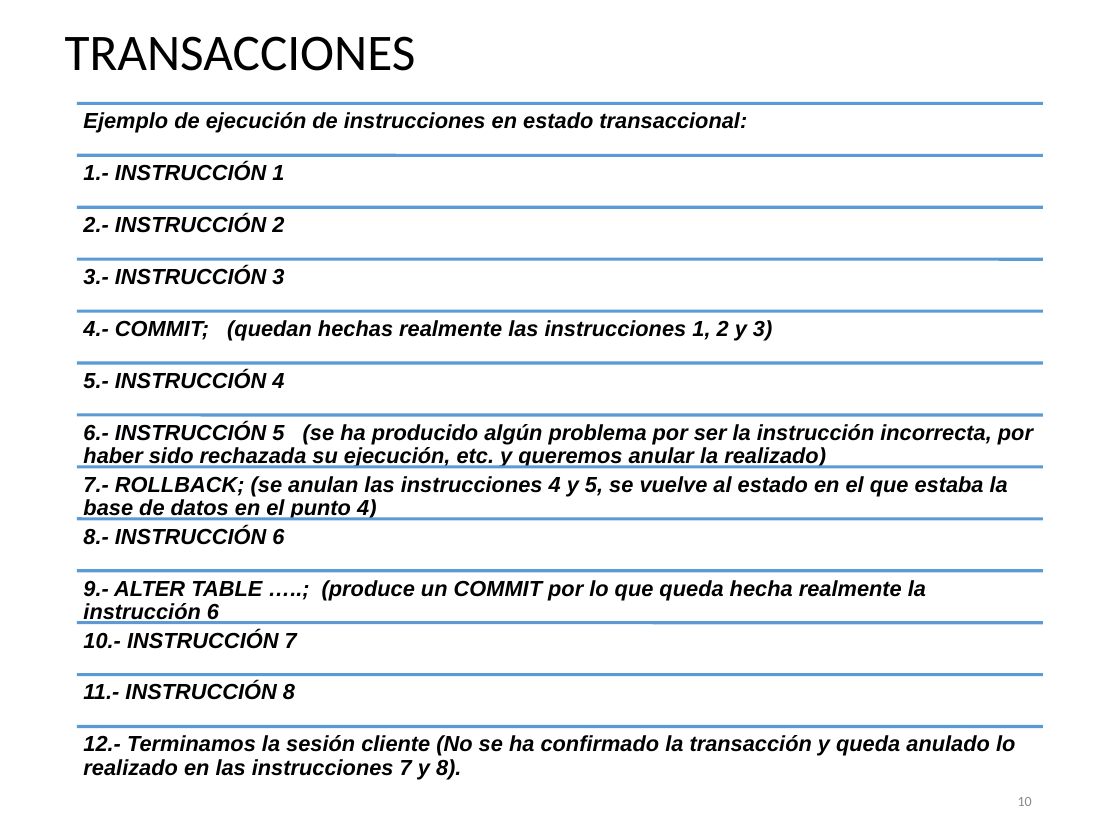
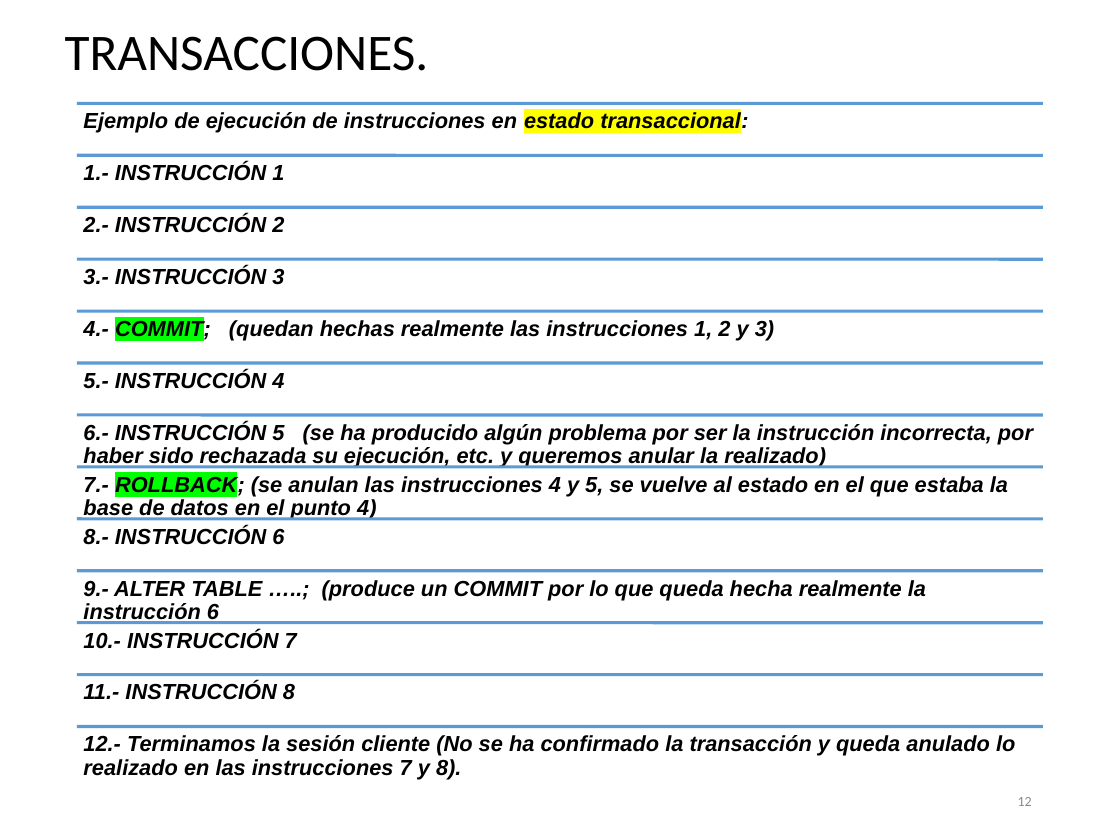
Before and after one commit to NuriaCelis/GBD2324, a slide deck: slide 12 of Tema5/Transacciones.pptx (slide 10 before the commit). Drawn at 1120x840 pixels with LibreOffice and Linux fonts; fonts in the diff are those of the drawing. Boxes give left, top, right and bottom in pixels: in the first picture for what was removed or moved away, otherwise in the second. Text is boxed around its words. In the diff, an @@ line names an element or a change of style, - is before the commit and + after.

```diff
--- a/Tema5/Transacciones.pptx
+++ b/Tema5/Transacciones.pptx
@@ title at (65,36,429,71): text changed @@
-TRANSACCIONES
+TRANSACCIONES.
@@ text "Ejemplo de ejecución de instrucciones ..." at (83,111,748,133): highlight none to #FFFF00 in "estado transaccional:" @@
@@ text "4.- COMMIT; (quedan hechas realmente ..." at (83,319,774,341): highlight none to #00FF00 in "COMMIT;" @@
@@ text "7.- ROLLBACK; (se anulan las ..." at (83,474,1008,520): highlight none to #00FF00 in "ROLLBACK;" @@
@@ page number at (1018,797,1032,806): text changed @@
-10
+12
```
Also in this commit, not shown: 1 other slide changed, 3 other files.
